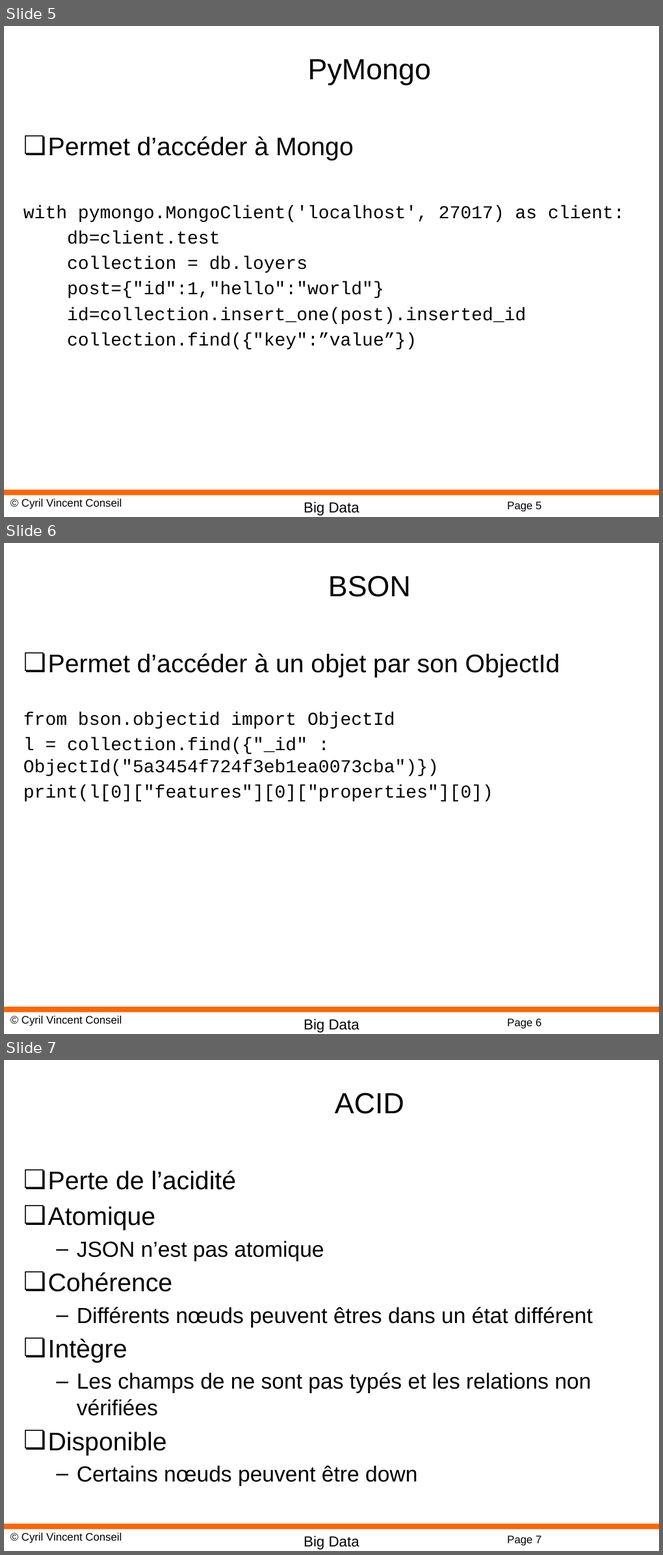
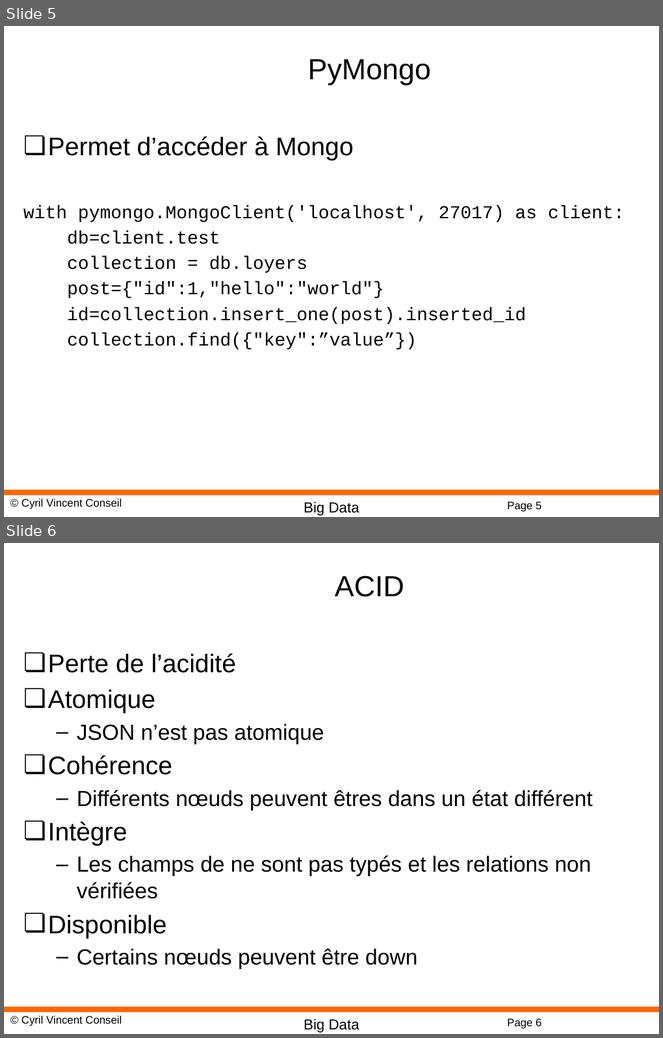
Before and after one commit to cyrilvincent/bigdata, a slide deck: ppt/BigData08-MongoDB.pptx. Shown one above the other, each under a label of ours: slides 5, 6 and 7 before the commit, slides 5 and 6 after it. The pictures are 663x1555 and 663x1038 pixels, drawn with LibreOffice and Linux fonts; fonts in the diff are those of the drawing; background and template pictures are left out. Boxes give left, top, right and bottom in pixels: in the first picture for what was removed or moved away, otherwise in the second. Text is boxed around its words. In the diff, an @@ line names an element or a change of style, - is before the commit and + after.

```diff
--- a/ppt/BigData08-MongoDB.pptx
+++ b/ppt/BigData08-MongoDB.pptx
@@ slide 6 removed at [4,543,659,1034], background #FFFFFF; not listed: 4 template elements that a slide beside it also shows @@
@@ title removed at [328,575,411,597] @@
-BSON
@@ text removed at [24,653,560,802] @@
-❏ Permet d’accéder à un objet par son ObjectId
-from bson.objectid import ObjectId
-l = collection.find({"_id" : ObjectId("5a3454f724f3eb1ea0073cba")})
-print(l[0]["features"][0]["properties"][0])
@@ what was slide 7 is now slide 6 @@
@@ page number at [507,1019,542,1029]: text changed @@
-Page 7
+Page 6
```
Also in this commit, not shown: 13 other files.
